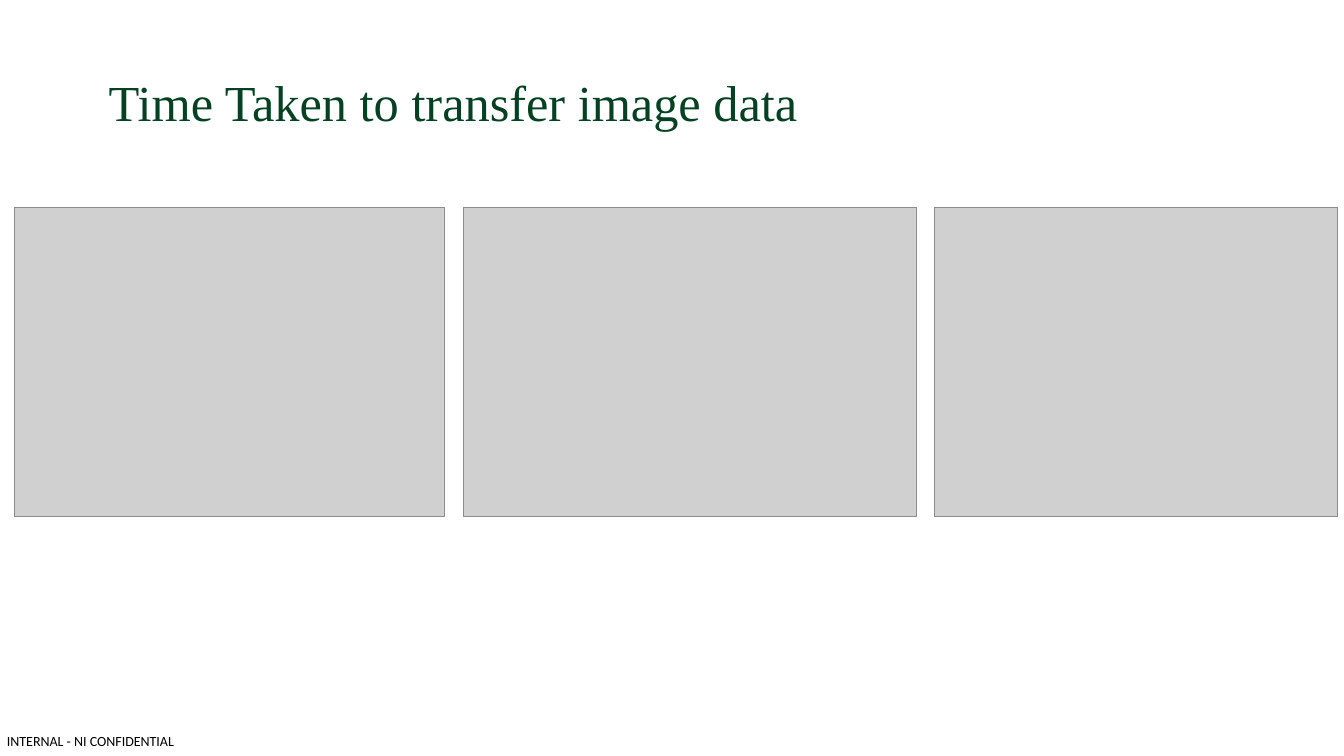
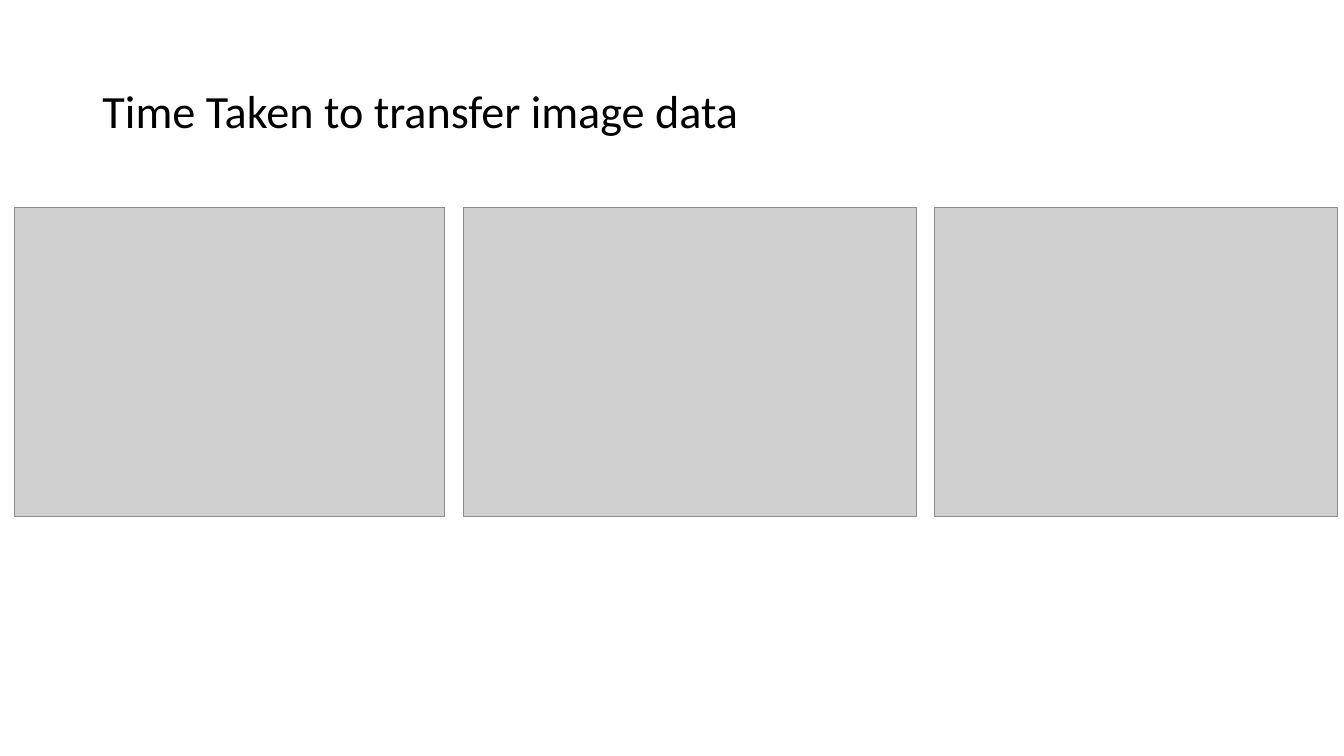
Before and after one commit to ni/measurement-plugin-labview, a slide deck: slide 3 of Source/Example Measurements/Image rendering/Image Transfer in MeasurementLink example.pptx. Drawn at 1344x756 pixels with LibreOffice and Linux fonts; fonts in the diff are those of the drawing; grey boxes stand for pictures. Boxes give left, top, right and bottom in pixels: in the first picture for what was removed or moved away, otherwise in the second. Text is boxed around its words. In the diff, an @@ line names an element or a change of style, - is before the commit and + after.

```diff
--- a/Source/Example Measurements/Image rendering/Image Transfer in MeasurementLink example.pptx
+++ b/Source/Example Measurements/Image rendering/Image Transfer in MeasurementLink example.pptx
@@ title "Time Taken to transfer image ...": place and size @@
-title "Time Taken to transfer image ..." at (109, 85, 797, 131)
+title "Time Taken to transfer image ..." at (102, 96, 738, 136)
@@ title "Time Taken to transfer image ..." at (102, 96, 738, 136): size 36 to 33 pt, font Times New Roman to Calibri, text colour #044123 to #000000; vertical alignment top to middle @@
@@ text removed at (7, 737, 174, 746) @@
-INTERNAL - NI CONFIDENTIAL
```
Also in this commit, not shown: 4 other slides changed.
